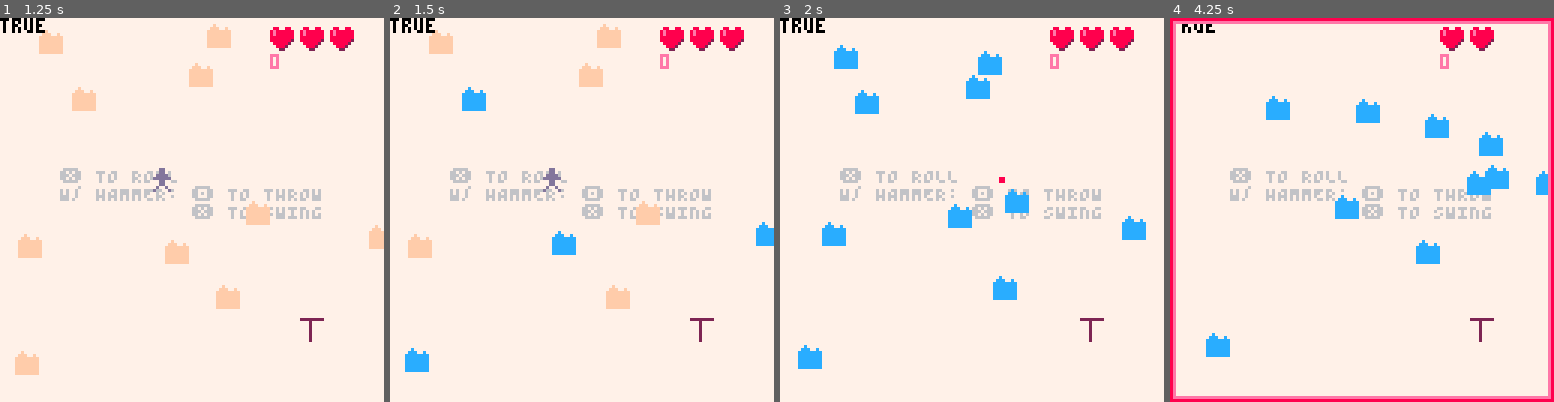
Above: before the commit, frames 1-4 (left to right).
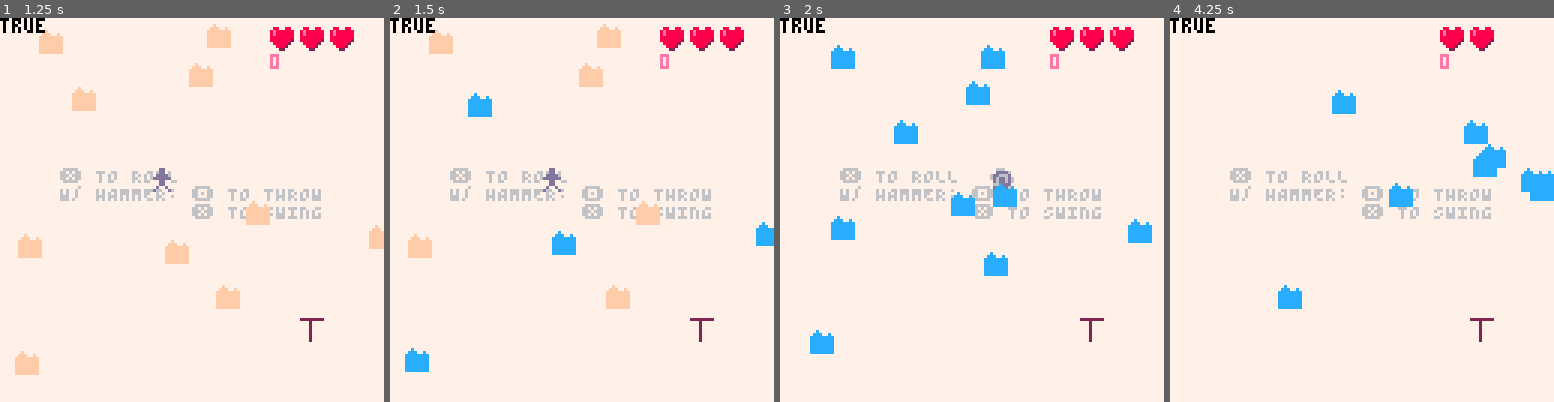
Above: after the commit, the same moments.

Repository: wsasaki01/icebreaker
Game: PICO-8 cartridge p1/icebreaker-p1.p8
Same seed, same stepped clock (60 frames per second), same inputs: the game is played once before the commit and once after it.
Inputs:
- Up to frame 1 (1.25 s): tap X (X key) at 0.33, 1.07 s; tap O (Z key) at 0.7 s
- Up to frame 2 (1.5 s): no input
- Up to frame 3 (2 s): hold Right from 1.6 s (still down); tap O (Z key) at 1.7 s; tap X (X key) at 1.85 s
- Up to frame 4 (4.25 s): release Right at 2.1 s; tap O (Z key) every 0.4 s from 2.1 to 4.1 s; hold Up 2.15-2.42 s; hold Right 2.47-3.03 s; tap X (X key) at 2.97, 4.08 s; hold Left 3.08-3.58 s; hold Down 3.63-3.97 s; hold Right from 4.02 s (still down)

Frame 1 is identical in both runs. In frame 2, 0.3% of the frame differs, in the area x 18-27%, y 17-26%; in frame 3, 4.1%; in frame 4, 11%, in the area x 0-100%, y 0-100%.

Commit message:
Flashing i-frames

Diff:
--- a/p1/icebreaker-p1.p8
+++ b/p1/icebreaker-p1.p8
@@ -4,14 +4,14 @@
 #include main.lua
 #include lib.lua
 __gfx__
-00000000000dd00000c0000022222222000dd222000000000880088000f000000000000000000000000000000000000000000000000000000000000000000000
-00000000000dd0000ccc00c000020000000dd020000000008e8888880fff00f00000000000000000000000000000000000000000000000000000000000000000
-0070070000dddd00cccccccc0002000000dddd20000000008e888888ffffffff0000000000000000000000000000000000000000000000000000000000000000
-000770000dddddd0cccccccc000200000ddddd200008800088888888ffffffff0000000000000000000000000000000000000000000000000000000000000000
-00077000000dd000cccccccc00020000000dd0200008800088888882ffffffff0000000000000000000000000000000000000000000000000000000000000000
-00700700000dd000cccccccc00020000000dd0200000000008888820ffffffff0000000000000000000000000000000000000000000000000000000000000000
-0000000000d00d00cccccccc0002000000d00d200000000000888200ffffffff0000000000000000000000000000000000000000000000000000000000000000
-000000000d0000d0cccccccc000200000d0000d00000000000022000ffffffff0000000000000000000000000000000000000000000000000000000000000000
+00000000000dd00000c0000022222222000dd222000000000880088000f000000066600000000000000000000000000000000000000000000000000000000000
+00000000000dd0000ccc00c000020000000dd020000000008e8888880fff00f000dddd6000000000000000000000000000000000000000000000000000000000
+0070070000dddd00cccccccc0002000000dddd20000000008e888888ffffffff6dd666d000000000000000000000000000000000000000000000000000000000
+000770000dddddd0cccccccc000200000ddddd200000000088888888ffffffff6d6dd6d600000000000000000000000000000000000000000000000000000000
+00077000000dd000cccccccc00020000000dd0200000000088888882ffffffff0d6dd6d600000000000000000000000000000000000000000000000000000000
+00700700000dd000cccccccc00020000000dd0200000000008888820ffffffff0666ddd000000000000000000000000000000000000000000000000000000000
+0000000000d00d00cccccccc0002000000d00d200000000000888200ffffffff0ddddd6000000000000000000000000000000000000000000000000000000000
+000000000d0000d0cccccccc000200000d0000d00000000000022000ffffffff0066dd0000000000000000000000000000000000000000000000000000000000
 
 
 
--- a/p1/main.lua
+++ b/p1/main.lua
@@ -13,6 +13,8 @@
     h_attack_size = 4
 
     enemy_limit = 10
+    enemy_speed_lower = 0.4
+    enemy_speed_upper = 1
 
     sh_str = 0
     hitstop = false
@@ -27,8 +29,14 @@
         y = 50, yw = 8,
         score = 0,
         health = 3,
-        i = 0,
+
+        flash = false,
+        i = false,
+        i_count = 0,
+        i_frame = false,
+
         d = 0,
+
         hit = false,
         hit_count = 0,
         hit_frames = 4,
@@ -44,13 +52,31 @@
             self.s = h.equipped and 4 or 1
         end,
 
+        draw = function(self)
+            if not self.i then
+                spr(self.s, self.x, self.y)
+            elseif self.flash then
+                if not self.i_frame then
+                    spr(self.s, self.x, self.y)
+                    self.i_frame = true
+                else
+                    self.i_frame = false
+                end
+            else
+                spr(self.temp_s, self.x, self.y)
+            end
+        end,
+
         die = function(self)
             for e in all(enemies) do
-                if e.spawn == 0 and self.i == 0 and collide(self.x+1, self.y+1, self.yw-2, self.xw-2, e.x+1, e.y+1, e.xw-2, e.yw-2) then
+                if e.spawn == 0 and not self.i and collide(self.x+1, self.y+1, self.yw-2, self.xw-2, e.x+1, e.y+1, e.xw-2, e.yw-2) then
                     self.health -= 1
-                    self.i = 1*30
                     self.hit = true
                     self.hit_count = self.hit_frames
+                    self.i = true
+                    self.i_count = 30
+                    self.flash = true
+                    self.temp_s = 5
                 end
             end
 
@@ -61,9 +87,11 @@
         end,
 
         invincibilty = function(self)
-            if self.i != 0 then
-                self.s = 5
-                self.i-=1
+            if self.i_count != 0 then
+                self.i_count-=1
+            else
+                self.i = false
+                self.flash = false
             end
         end,
 
@@ -71,6 +99,7 @@
             self.x += cos(self.d)*3
             self.y += sin(self.d)*3
             self.roll_count += 1
+            self.temp_s = 8
             if self.roll_count == self.roll_frames then
                 self.rolling = false
                 self.roll_count = 0
@@ -170,7 +199,8 @@
                     create_attack("player", p_attack_length, p_attack_size)
                 elseif not h.equipped and (diff.x!=0 or diff.y!=0) then
                     p.rolling = true
-                    p.i = p.roll_frames
+                    p.i = true
+                    p.i_count = 9
                     p.d = atan2(diff.x, diff.y)
                 end
             end
@@ -287,7 +317,7 @@
             a:draw()
         end
 
-        spr(p.s, p.x, p.y)
+        p:draw()
 
         for e in all(enemies) do
             e:draw()
@@ -313,7 +343,7 @@
     add(enemies, {
         x = flr(rnd(128)), xw = 8,
         y = flr(rnd(128)), yw = 8,
-        speed = rnd(1)*0.8,
+        speed = enemy_speed_lower + rnd(enemy_speed_upper-enemy_speed_lower),
         s = 7,
         spawn = 30,
 
